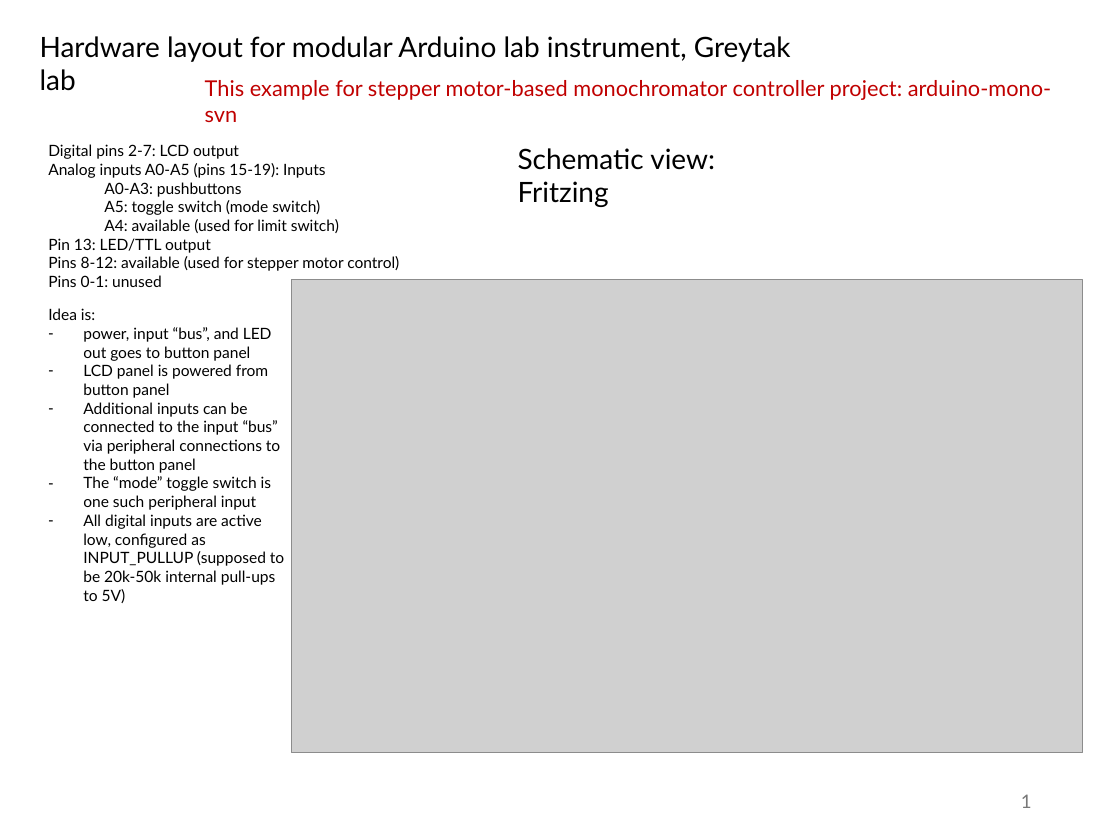
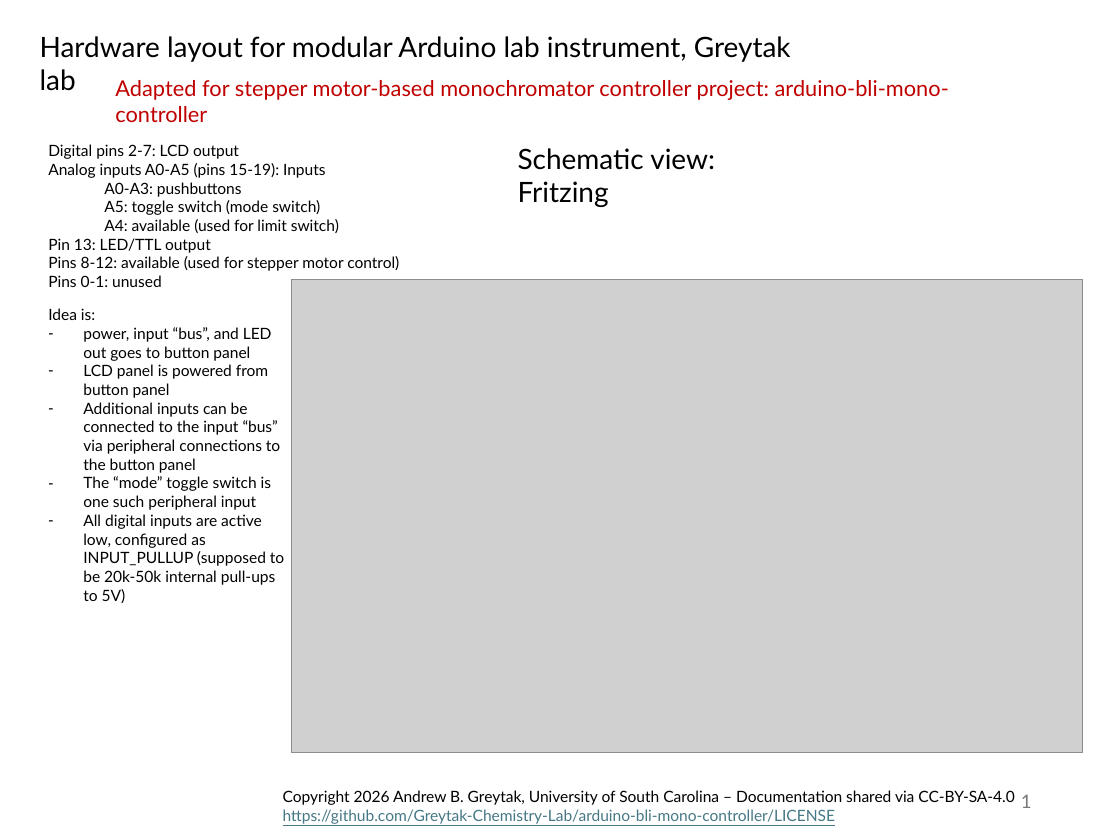
Before and after one commit to Greytak-Chemistry-Lab/arduino-bli-mono-controller, a slide deck: slide 1 of og/layouts/lcd_and_button_panel/lcd_and_button_panel_summary.pptx. Drawn at 1120x840 pixels with LibreOffice and Linux fonts; fonts in the diff are those of the drawing; grey boxes stand for pictures. Boxes give left, top, right and bottom in pixels: in the first picture for what was removed or moved away, otherwise in the second. Text is boxed around its words. In the diff, an @@ line names an element or a change of style, - is before the commit and + after.

Commit message:
update hardware documentation

```diff
--- a/og/layouts/lcd_and_button_panel/lcd_and_button_panel_summary.pptx
+++ b/og/layouts/lcd_and_button_panel/lcd_and_button_panel_summary.pptx
@@ text at <box>115,80,949,122</box>: text changed @@
-This example for stepper motor-based monochromator controller project: arduino-mono-svn
+Adapted for stepper motor-based monochromator controller project: arduino-bli-mono-controller
@@ text added at <box>283,790,1014,824</box>, 10 pt, text #000000 @@
+Copyright 2026 Andrew B. Greytak, University of South Carolina – Documentation shared via CC-BY-SA-4.0
+https://github.com/Greytak-Chemistry-Lab/arduino-bli-mono-controller/LICENSE
```
Also in this commit, not shown: 4 other slides changed, 1 slide added, 2 slides removed, 6 other files.
